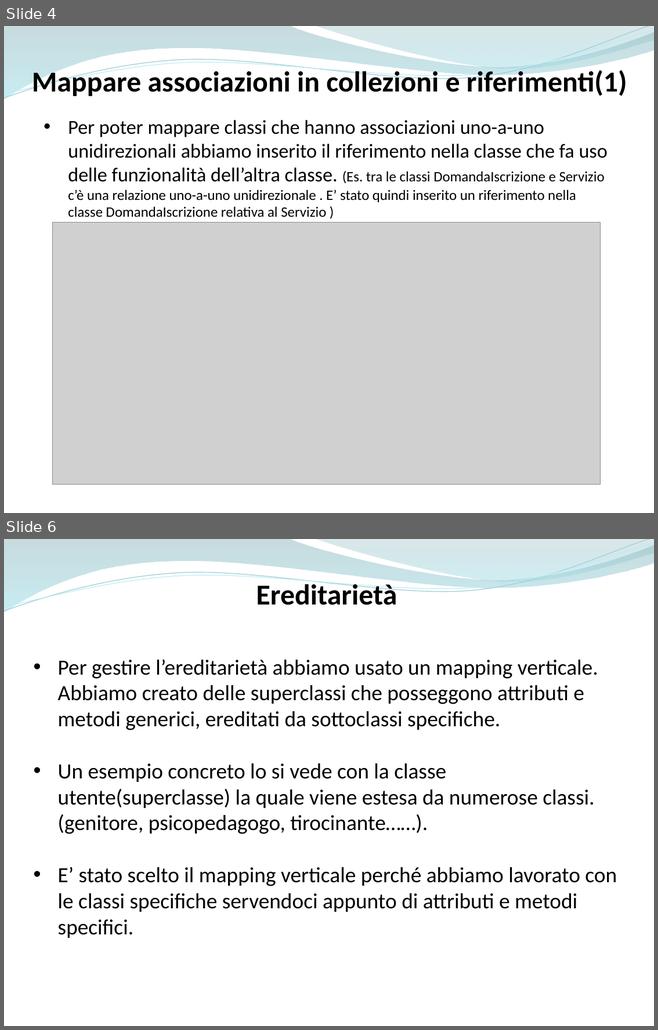
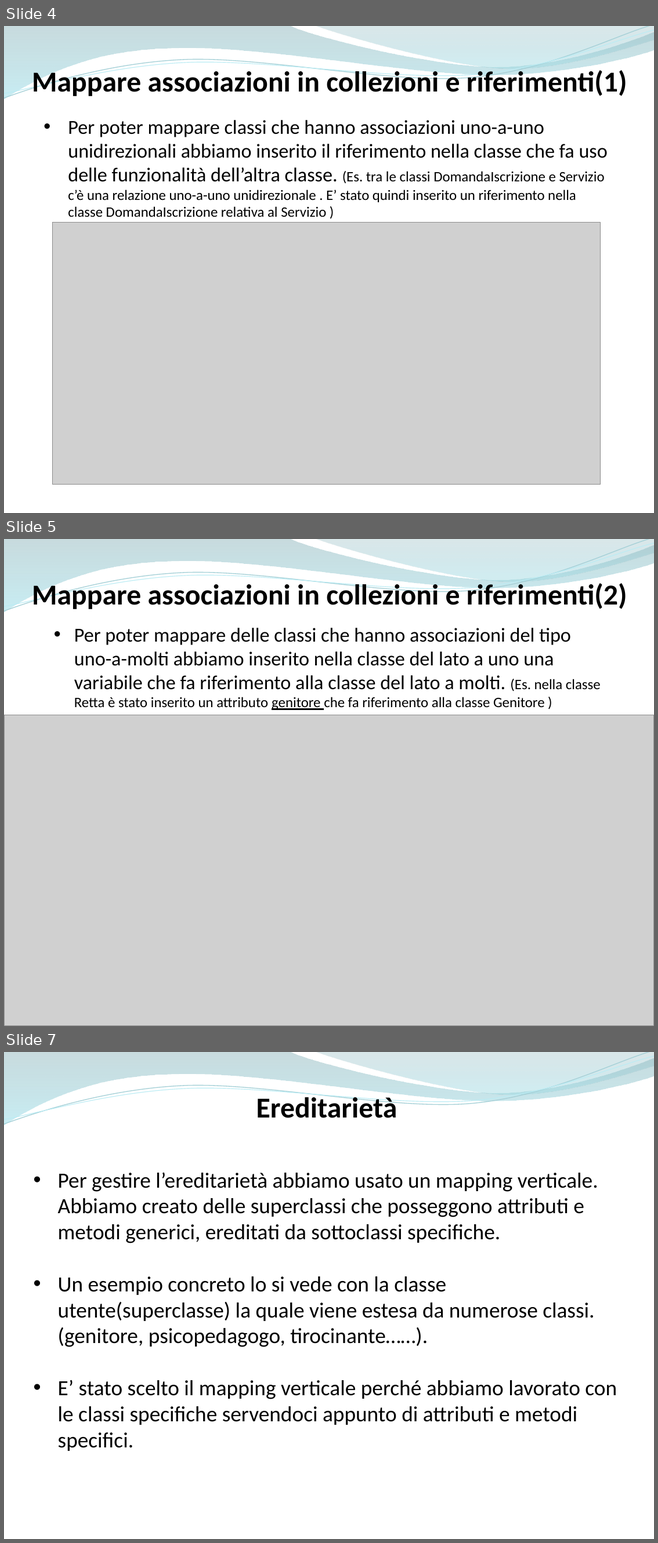
Before and after one commit to ammirate/at-silo, a slide deck: Presentazione/Atsilo2/Luigi/Luigi_PresentazioneFinale.pptx. Shown one above the other, each under a label of ours: slides 4 and 6 before the commit, slides 4, 5 and 7 after it; the slides between them are not shown. The pictures are 658x1030 and 658x1543 pixels, drawn with LibreOffice and Linux fonts; fonts in the diff are those of the drawing; grey boxes stand for pictures. Boxes give left, top, right and bottom in pixels: in the first picture for what was removed or moved away, otherwise in the second. Text is boxed around its words. In the diff, an @@ line names an element or a change of style, - is before the commit and + after.

```diff
--- a/Presentazione/Atsilo2/Luigi/Luigi_PresentazioneFinale.pptx
+++ b/Presentazione/Atsilo2/Luigi/Luigi_PresentazioneFinale.pptx
@@ slide 5 added at (x1=4, y1=539, x2=654, y2=1026), background #FFFFFF; not listed: 4 template elements that a slide beside it also shows @@
@@ text added at (x1=32, y1=581, x2=627, y2=609), 32 pt, text #000000, bold @@
+Mappare associazioni in collezioni e riferimenti(2)
@@ text added at (x1=74, y1=628, x2=600, y2=710), 22 pt, text #000000 @@
+• Per poter mappare delle classi che hanno associazioni del tipo uno-a-molti abbiamo inserito nella classe del lato a uno una variabile che fa riferimento alla classe del lato a molti. (Es. nella classe Retta è stato inserito un attributo genitore che fa riferimento alla classe Genitore )
@@ picture added at (x1=4, y1=715, x2=654, y2=1026) @@
@@ what was slide 6 is now slide 7 @@
```
Also in this commit, not shown: 3 slides changed, 1 slide removed.
